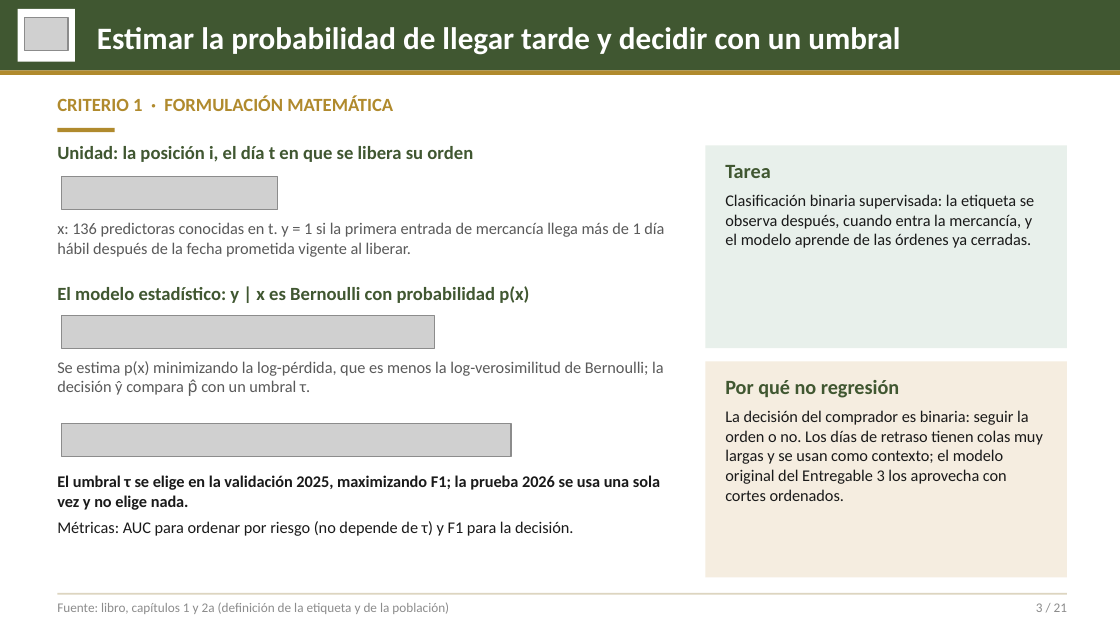
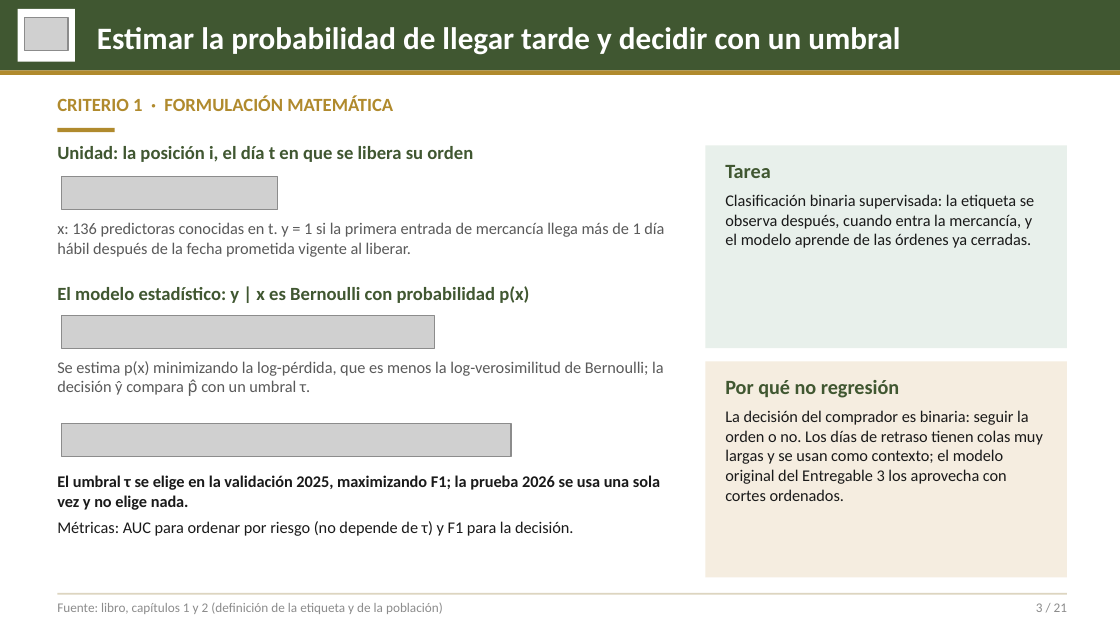
Before and after one commit to ddcarbono/otif-compras-ml, a slide deck: slide 3 of presentacion/sustentacion_otif.pptx. Drawn at 1120x630 pixels with LibreOffice and Linux fonts; fonts in the diff are those of the drawing; grey boxes stand for pictures. Boxes give left, top, right and bottom in pixels: in the first picture for what was removed or moved away, otherwise in the second. Text is boxed around its words. In the diff, an @@ line names an element or a change of style, - is before the commit and + after.

```diff
--- a/presentacion/sustentacion_otif.pptx
+++ b/presentacion/sustentacion_otif.pptx
@@ text at (x1=57, y1=603, x2=443, y2=614): text changed @@
-Fuente: libro, capítulos 1 y 2a (definición de la etiqueta y de la población)
+Fuente: libro, capítulos 1 y 2 (definición de la etiqueta y de la población)
```
Also in this commit, not shown: 14 other slides changed, 1 slide added, 1 slide removed, 30 other files.
